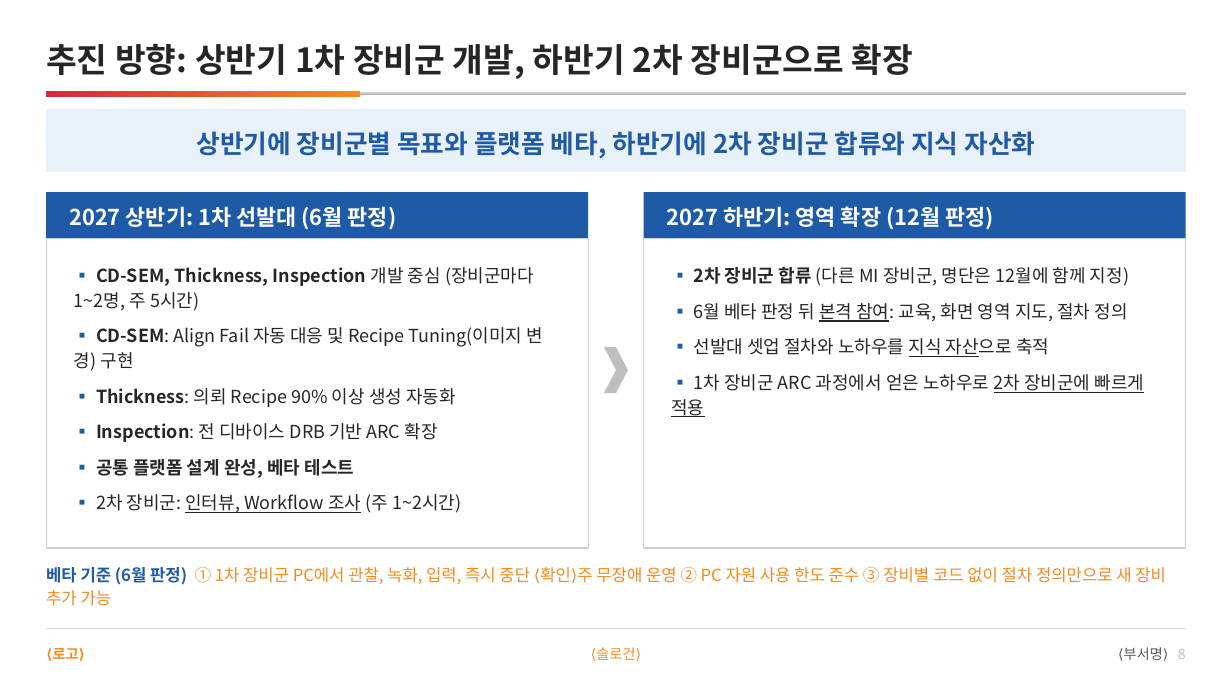
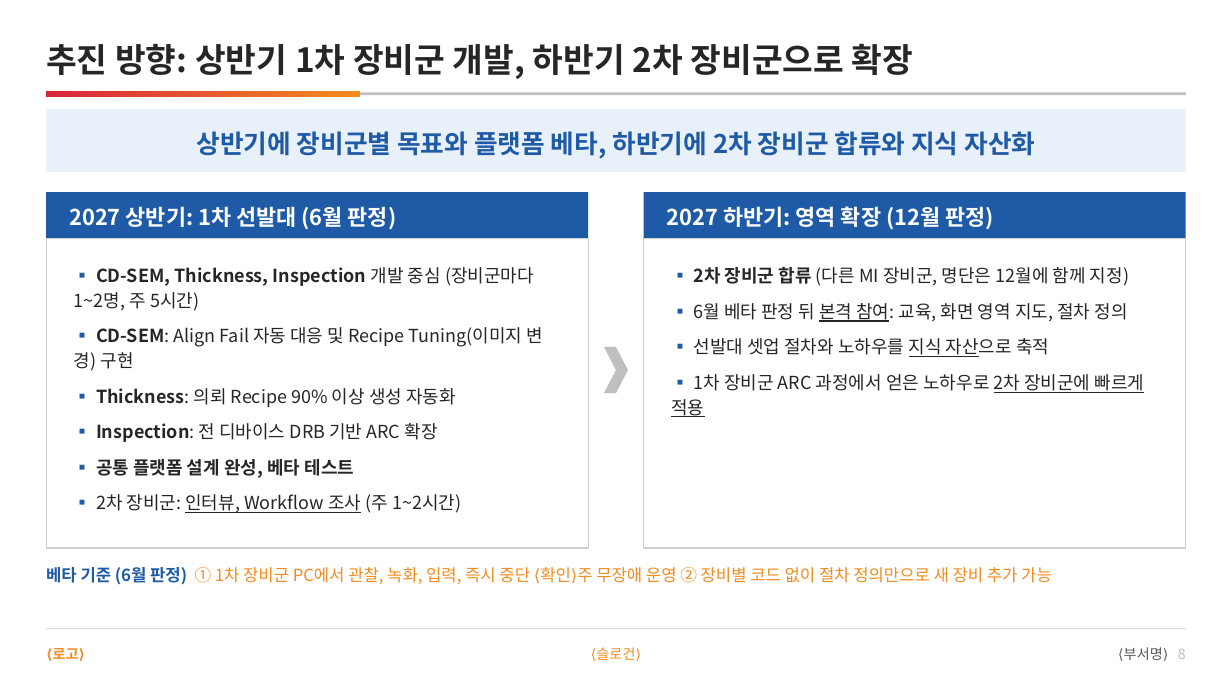
Before and after one commit to DarrenKoi/pm_notes, a slide deck: slide 8 of my-task/arc-tf/deliverables/arc-tf-proposal.pptx. Drawn at 1232x693 pixels with LibreOffice and Linux fonts; fonts in the diff are those of the drawing. Boxes give left, top, right and bottom in pixels: in the first picture for what was removed or moved away, otherwise in the second. Text is boxed around its words. In the diff, an @@ line names an element or a change of style, - is before the commit and + after.

```diff
--- a/my-task/arc-tf/deliverables/arc-tf-proposal.pptx
+++ b/my-task/arc-tf/deliverables/arc-tf-proposal.pptx
@@ text at [46,567,1052,584]: text changed @@
-베타 기준 (6월 판정) ① 1차 장비군 PC에서 관찰, 녹화, 입력, 즉시 중단 ⟨확인⟩주 무장애 운영 ② PC 자원 사용 한도 준수 ③ 장비별 코드 없이 절차 정의만으로 새 장비 추가 가능
+베타 기준 (6월 판정) ① 1차 장비군 PC에서 관찰, 녹화, 입력, 즉시 중단 ⟨확인⟩주 무장애 운영 ② 장비별 코드 없이 절차 정의만으로 새 장비 추가 가능
```
Also in this commit, not shown: 1 other slide changed, 10 other files.
